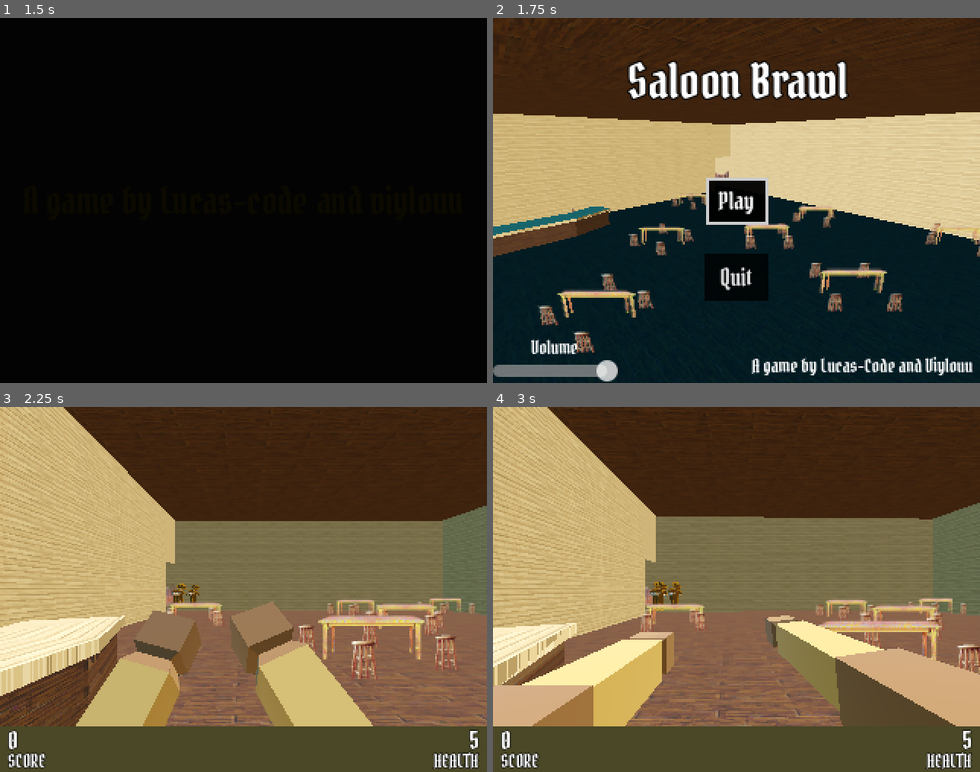
Above: before the commit, frames 1-4 (two rows, left to right).
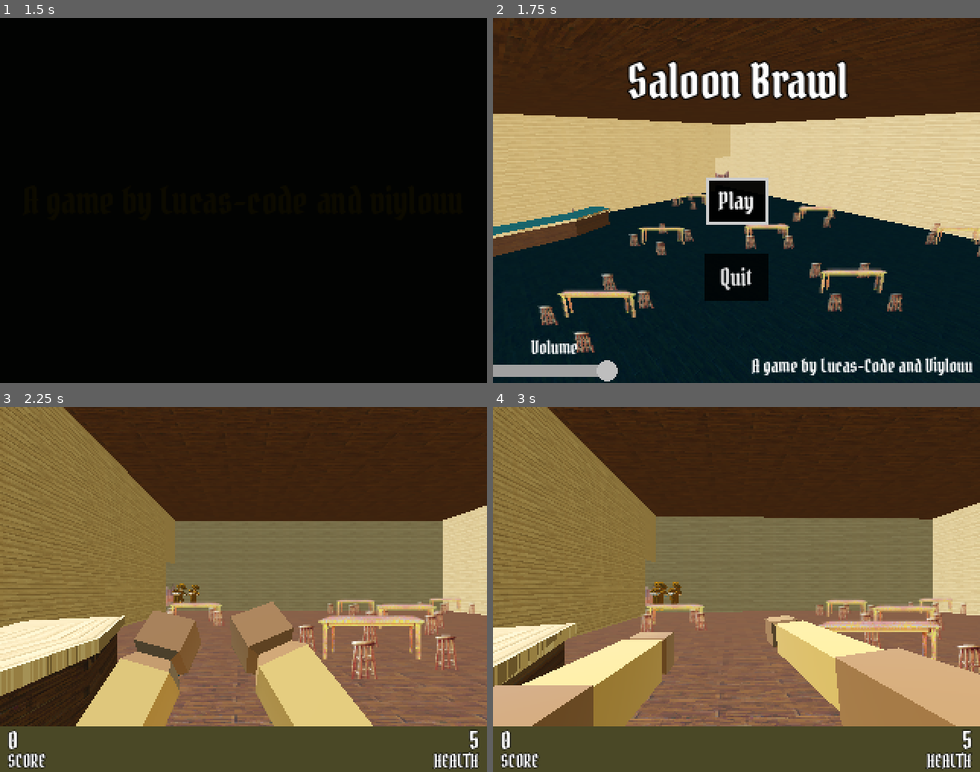
Above: after the commit, the same moments.

Repository: Lucas-Code27/Saloon-Brawl
Game: Godot game, scene res://Src/Levels/Splash.tscn
Same seed, same stepped clock (60 frames per second), same inputs: the game is played once before the commit and once after it.
Inputs (mouse positions are in pixels of both pictures, inside the frame that each line leads up to):
- Up to frame 1 (1.5 s): tap Enter at 0.5 s; move the mouse to (350, 182) at 0.52 s; hold D (right) 0.53-1.28 s; click (350, 182) at 0.6 s; move the mouse to (146, 218) at 1.27 s; hold S (down) from 1.28 s (still down); click (146, 218) at 1.35 s
- Up to frame 2 (1.75 s): keep holding S (down)
- Up to frame 3 (2.25 s): release S (down) at 2 s; click "Play" at 2 s
- Up to frame 4 (3 s): move the mouse to (746, 582) at 2.77 s; hold W (up) from 2.78 s (still down); click (746, 582) at 2.85 s

Frame 1 is identical in both runs. In frame 2, 0.8% of the frame differs, in the area x 0-26%, y 93-100%; in frame 3, 25%; in frame 4, 27%, in the area x 0-100%, y 0-88%.

Commit message:
made sliders look nicer and added sand to exterior to make it not look like just a skybox

Diff:
--- a/Src/Enemies/test/testenemy.tscn
+++ b/Src/Enemies/test/testenemy.tscn
@@ -119,8 +119,8 @@
 transform = Transform3D(-0.1, 0, -8.74228e-09, 0, 0.1, 0, 8.74228e-09, 0, -0.1, 0, -0.35, 0)
 
 [node name="Skeleton3D" parent="Mesh/Armature" parent_id_path=PackedInt32Array(1159835438, 1710978072) index="0" unique_id=151260256]
-bones/0/position = Vector3(-13.948873, -9.09709, -364.09473)
-bones/0/rotation = Quaternion(-0.64186066, -0.04154453, -0.04210927, 0.7645363)
+bones/0/position = Vector3(-11.959157, -9.74904, -368.75684)
+bones/0/rotation = Quaternion(-0.63963133, -0.02542915, -0.0153155085, 0.7681084)
 bones/1/position = Vector3(5.722046e-06, 36.40748, -0.29159743)
 bones/1/rotation = Quaternion(0.0542265, 0.0092362, -0.019773653, 0.9982902)
 bones/2/rotation = Quaternion(0.11628263, 0.018782215, -0.044073194, 0.99206007)
@@ -146,29 +146,29 @@
 bones/13/rotation = Quaternion(0.009788241, -3.013853e-05, -0.8219094, 0.5695341)
 bones/14/position = Vector3(-1.1600554e-05, 161.85901, -1.6051345e-06)
 bones/15/position = Vector3(48.920826, -20.177307, -0.37243402)
-bones/15/rotation = Quaternion(0.024719868, 0.3191288, 0.9441022, -0.07884734)
+bones/15/rotation = Quaternion(0.08876621, 0.037670024, 0.99370825, -0.056969896)
 bones/16/position = Vector3(8.082857e-06, 147.74658, 5.678807e-06)
-bones/16/rotation = Quaternion(-0.64066875, -0.06519945, 0.045602422, 0.7636838)
+bones/16/rotation = Quaternion(-0.22838426, 0.04256577, -0.03135632, 0.97213465)
 bones/17/position = Vector3(-4.054624e-06, 169.36159, -1.1248154e-05)
-bones/17/rotation = Quaternion(0.52612656, 0.0030557648, 0.017080305, 0.8502293)
+bones/17/rotation = Quaternion(0.7172477, 0.029084463, 0.046638943, 0.6946471)
 bones/18/position = Vector3(-1.536826e-06, 102.81697, -7.714618e-06)
-bones/18/rotation = Quaternion(0.5333539, -0.21688282, 0.010616807, 0.8175468)
+bones/18/rotation = Quaternion(0.30459657, -0.09094245, 0.014464179, 0.9480196)
 bones/19/position = Vector3(1.1324842e-06, 42.281975, -1.430511e-06)
 bones/20/position = Vector3(-48.920834, -20.17733, -1.0544056)
-bones/20/rotation = Quaternion(-0.03750278, 0.26100317, 0.96056956, -0.08818756)
+bones/20/rotation = Quaternion(-0.011000187, 0.36925316, 0.92758894, -0.055765796)
 bones/21/position = Vector3(7.121006e-06, 147.74538, 2.2299171e-05)
-bones/21/rotation = Quaternion(-0.30821484, 0.04972235, -0.0030906866, 0.9500115)
+bones/21/rotation = Quaternion(-0.30735976, 0.08102947, -0.012333565, 0.9480571)
 bones/22/position = Vector3(5.352856e-07, 169.37393, -2.2293755e-06)
-bones/22/rotation = Quaternion(0.6199643, -0.020744484, -0.04402933, 0.7831191)
+bones/22/rotation = Quaternion(0.6055572, -0.005213129, -0.030130297, 0.79521406)
 bones/23/position = Vector3(1.0866123e-05, 99.11128, 7.607974e-06)
-bones/23/rotation = Quaternion(0.23076177, 0.083665915, -0.019407978, 0.9692123)
+bones/23/rotation = Quaternion(0.22699997, 0.08352636, -0.019615818, 0.9701081)
 bones/24/position = Vector3(-6.5562426e-07, 42.423363, 3.337862e-06)
 
 [node name="Cube" parent="Mesh/Armature/Skeleton3D" index="0" unique_id=154864908]
 surface_material_override/0 = SubResource("ShaderMaterial_gkoj6")
 
 [node name="BoneAttachment3D" type="BoneAttachment3D" parent="Mesh/Armature/Skeleton3D" index="1" unique_id=1186523056]
-transform = Transform3D(0.36298507, 0.03185148, -0.93125033, 0.12932792, 0.98802024, 0.08420311, 0.9227762, -0.15100119, 0.35451716, 163.08778, 130.66498, -382.97836)
+transform = Transform3D(0.41423455, 0.002550154, -0.91016644, 0.13090296, 0.9894326, 0.062348913, 0.9007074, -0.14497058, 0.40952322, 160.74022, 133.8144, -396.97845)
 bone_name = "mixamorig_LeftHand"
 bone_idx = 10
 
--- a/Src/Levels/Saloon.tscn
+++ b/Src/Levels/Saloon.tscn
@@ -13,6 +13,7 @@
 [ext_resource type="Script" uid="uid://dg14i7nn7kgpj" path="res://Src/Components/spawner_3d.gd" id="10_meem8"]
 [ext_resource type="PackedScene" uid="uid://co2cairtrfyu4" path="res://Src/Enemies/test/testenemy.tscn" id="11_8u3fr"]
 [ext_resource type="PackedScene" uid="uid://cxublyemvpejd" path="res://Assets/map piece/Table.tscn" id="11_mlark"]
+[ext_resource type="Texture2D" uid="uid://b60f64hr7na14" path="res://Assets/Textures/sand.png" id="14_1hagn"]
 
 [sub_resource type="ProceduralSkyMaterial" id="ProceduralSkyMaterial_tdvlq"]
 sky_top_color = Color(0, 0.537233, 0.994801, 1)
@@ -31,9 +32,13 @@
 background_energy_multiplier = 0.8
 sky = SubResource("Sky_mlark")
 tonemap_mode = 2
+fog_enabled = true
 fog_mode = 1
-fog_light_color = Color(0.646984, 0.541372, 0.345756, 1)
+fog_light_color = Color(0.73333335, 0.654902, 0.47843137, 1)
 fog_density = 1.0
+fog_sky_affect = 0.0
+fog_depth_begin = 16.0
+fog_depth_end = 30.0
 
 [sub_resource type="ShaderMaterial" id="ShaderMaterial_fb4b2"]
 resource_local_to_scene = true
@@ -83,11 +88,20 @@
 [sub_resource type="BoxShape3D" id="BoxShape3D_mlark"]
 size = Vector3(0.05, 1, 4.8)
 
+[sub_resource type="StandardMaterial3D" id="StandardMaterial3D_l552b"]
+albedo_texture = ExtResource("14_1hagn")
+uv1_scale = Vector3(100, 100, 100)
+texture_filter = 2
+
+[sub_resource type="PlaneMesh" id="PlaneMesh_mlark"]
+material = SubResource("StandardMaterial3D_l552b")
+size = Vector2(100, 100)
+
 [node name="Saloon" type="Node3D" unique_id=2115514011]
 script = ExtResource("1_2cy13")
 
 [node name="DirectionalLight3D" type="DirectionalLight3D" parent="." unique_id=484753517]
-transform = Transform3D(-0.866023, -0.433016, 0.250001, 0, 0.499998, 0.866027, -0.500003, 0.749999, -0.43301, 0, 0, 0)
+transform = Transform3D(-0.50000286, 0.7499991, -0.43301105, 1.4756225e-08, 0.4999982, 0.8660265, 0.8660234, 0.4330163, -0.250001, 0, 0, 0)
 layers = 3
 light_energy = 2.0
 directional_shadow_mode = 0
@@ -325,4 +339,7 @@
 spawned = ExtResource("11_8u3fr")
 metadata/_custom_type_script = "uid://dg14i7nn7kgpj"
 
+[node name="MeshInstance3D" type="MeshInstance3D" parent="." unique_id=297714797]
+mesh = SubResource("PlaneMesh_mlark")
+
 [editable path="Map/Table"]
--- a/Src/Levels/main_menu.gd
+++ b/Src/Levels/main_menu.gd
@@ -3,9 +3,13 @@
 @export var game_scene:PackedScene
 
 @onready var play: Button = $Play
+@onready var quit: Button = $Quit
 
 func _ready() -> void:
 	play.grab_focus()
+
+	if OS.has_feature("web"):
+		quit.hide()
 
 func _on_button_pressed() -> void:
 	get_tree().change_scene_to_packed(game_scene)
--- a/main_theme.tres
+++ b/main_theme.tres
@@ -26,9 +26,43 @@
 corner_detail = 4
 anti_aliasing = false
 
+[sub_resource type="Gradient" id="Gradient_470mv"]
+interpolation_mode = 1
+offsets = PackedFloat32Array(0, 0.64634144)
+colors = PackedColorArray(0.74558026, 0.7455802, 0.7455802, 1, 1, 1, 1, 0)
+
+[sub_resource type="GradientTexture2D" id="GradientTexture2D_a2l2q"]
+gradient = SubResource("Gradient_470mv")
+width = 16
+height = 16
+fill = 1
+fill_from = Vector2(0.5, 0.5)
+
+[sub_resource type="Gradient" id="Gradient_a2l2q"]
+interpolation_mode = 1
+offsets = PackedFloat32Array(0, 0.64634144)
+colors = PackedColorArray(1, 1, 1, 1, 1, 1, 1, 0)
+
+[sub_resource type="GradientTexture2D" id="GradientTexture2D_0omi4"]
+gradient = SubResource("Gradient_a2l2q")
+width = 16
+height = 16
+fill = 1
+fill_from = Vector2(0.5, 0.5)
+
+[sub_resource type="StyleBoxFlat" id="StyleBoxFlat_466ly"]
+bg_color = Color(0.6255971, 0.6255971, 0.62559694, 1)
+
+[sub_resource type="StyleBoxFlat" id="StyleBoxFlat_52mx2"]
+bg_color = Color(0.8431838, 0.8431839, 0.84318364, 1)
+
 [resource]
 default_font = ExtResource("1_470mv")
 Button/styles/focus = SubResource("StyleBoxFlat_a2l2q")
 Button/styles/hover = SubResource("StyleBoxFlat_0omi4")
 Button/styles/normal = SubResource("StyleBoxFlat_470mv")
 Button/styles/pressed = SubResource("StyleBoxFlat_58jnp")
+HSlider/icons/grabber = SubResource("GradientTexture2D_a2l2q")
+HSlider/icons/grabber_highlight = SubResource("GradientTexture2D_0omi4")
+HSlider/styles/grabber_area = SubResource("StyleBoxFlat_466ly")
+HSlider/styles/grabber_area_highlight = SubResource("StyleBoxFlat_52mx2")
Binary file added: Assets/Textures/sand.png
Not shown, added: Assets/Textures/sand.png.import
